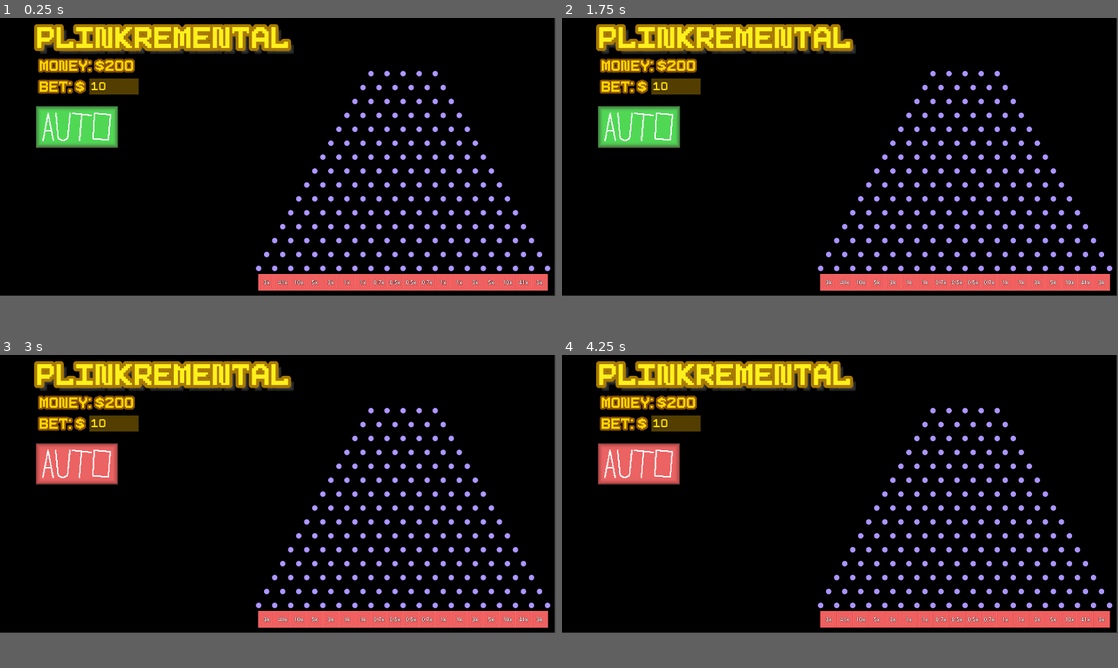
Above: before the commit, frames 1-4 (two rows, left to right).
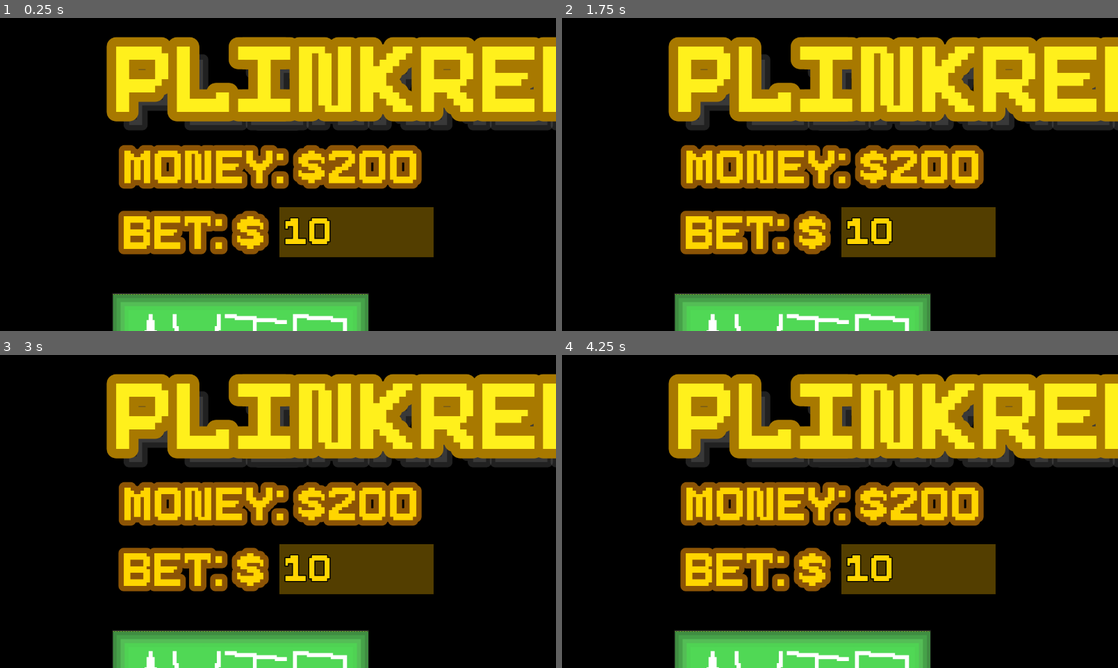
Above: after the commit, the same moments.

Repository: Th3Catalyst/Plinkremental
Game: Godot game, scene res://main.tscn
Two runs of this game, one before a commit and one after it. Both use one fixed random seed, a clock stepped at 60 frames per second and the inputs below.
Inputs (mouse positions are in pixels of both pictures, inside the frame that each line leads up to):
- Up to frame 1 (0.25 s): no input
- Up to frame 2 (1.75 s): click (639, 127) at 0.52 s; click (639, 127) at 1.27 s
- Up to frame 3 (3 s): click (77, 464) at 2.02 s
- Up to frame 4 (4.25 s): tap Space at 3.02, 3.77 s
In our replay, the window is 800x400 before the commit and 800x450 after it. These sizes can differ from the game's own. Grey fills any space a smaller window leaves; there, only what the larger window draws over its background counts as a difference.

The runs differ from the first frame. In frame 1, 53% of the frame differs, in the area x 0-100%, y 0-100%; in frame 2, 53%; in frame 3, 53%; in frame 4, 53%.

Commit message:
add ball value modifiers

Diff:
--- a/main.tscn
+++ b/main.tscn
@@ -3,7 +3,7 @@
 [ext_resource type="Script" uid="uid://dkhbj4xo45tvr" path="res://scripts/setLabel.gd" id="2_0xm2m"]
 [ext_resource type="FontFile" uid="uid://xr7a3wt2pgur" path="res://res/8bitFONT.ttf" id="2_1bvp3"]
 [ext_resource type="Script" uid="uid://c6cfqli2h5rvh" path="res://scripts/createBoard.gd" id="2_h2yge"]
-[ext_resource type="Script" uid="uid://bp0iqk7y30uew" path="res://dropBall.gd" id="3_h2yge"]
+[ext_resource type="Script" uid="uid://bp0iqk7y30uew" path="res://scripts/dropBall.gd" id="3_h2yge"]
 [ext_resource type="PackedScene" uid="uid://00ren4c2ypxj" path="res://scenes/autobet.tscn" id="5_lquwl"]
 
 [sub_resource type="LabelSettings" id="LabelSettings_ig7tw"]
--- a/project.godot
+++ b/project.godot
@@ -21,9 +21,8 @@
 
 [display]
 
-window/size/viewport_width=4000
-window/size/viewport_height=2000
-window/size/resizable=false
+window/size/viewport_width=1280
+window/size/viewport_height=720
 window/stretch/mode="viewport"
 
 [physics]
--- a/scenes/autobet.tscn
+++ b/scenes/autobet.tscn
@@ -1,7 +1,7 @@
 [gd_scene format=3 uid="uid://00ren4c2ypxj"]
 
 [ext_resource type="Texture2D" uid="uid://bsemgb0a3asvd" path="res://res/autoOn.png" id="1_6peuo"]
-[ext_resource type="Script" uid="uid://bf2mwkris0mtt" path="res://scenes/button.gd" id="2_7q5ak"]
+[ext_resource type="Script" uid="uid://bf2mwkris0mtt" path="res://scripts/button.gd" id="2_7q5ak"]
 
 [node name="Autobet" type="Node2D" unique_id=1550706414]
 
--- a/scenes/button.gd
+++ b/scripts/button.gd
@@ -17,7 +17,7 @@
 
 func _process(delta: float) -> void:
 	counter += 1
-	print(counter)
+	#print(counter)
 	if auto and not counter % 100:
 		print(auto)
 		counter = 0
--- a/dropBall.gd
+++ b/scripts/dropBall.gd
@@ -7,7 +7,14 @@
 	var bet: float = round(float($".".text)*100)/100
 	if Game.money >= bet:
 		var ball: Node2D = Game.ball_scene.instantiate()
-		ball.set_meta("Value", bet)
+		var ball_value_mod: float = Game.ball_costs[floor(randfn(1.8, 0.6))]
+		var ball_value: float = bet + ball_value_mod/2
+
+		print("ball_value_mod: ", ball_value_mod)
+		print("bet: ", bet)
+		print("ball_value: ", ball_value)
+
+		ball.set_meta("Value", ball_value)
 		#ball.get_child(0).get_child(1).material.set_shader_parameter("saturation", randf() * 100)
 		#ball.set_instance_shader_parameter("hue_rotate", 180.0)
 		Game.money -= bet
--- a/scripts/gainMoney.gd
+++ b/scripts/gainMoney.gd
@@ -6,6 +6,8 @@
 func _on_body_entered(body: RigidBody2D) -> void:
 	if body.name == "BallBody":
 		var ball: Node2D = body.get_parent()
-		Game.money += ball.get_meta("Value") * $".".get_parent().get_meta("multiplier")
+		var money: float = ball.get_meta("Value") * $".".get_parent().get_meta("multiplier")
+		print("money rewarded: ", money)
+		Game.money += money
 		$CollectSound.play()
 		ball.queue_free()
--- a/scripts/game.gd
+++ b/scripts/game.gd
@@ -13,8 +13,10 @@
 
 signal label_change
 signal drop
-var money: float = 200:
+var money: float = 200.0:
 	set = set_money
+
+var ball_costs: Array[float] = [1.0, 5.0, 10.0, 15.0, 20.0, 50.0, 100.0]
 
 func set_money(new_money: float) -> void:
 	money = round(new_money*100)/100
Renamed: scenes/button.gd.uid -> scripts/button.gd.uid
Renamed: dropBall.gd.uid -> scripts/dropBall.gd.uid
